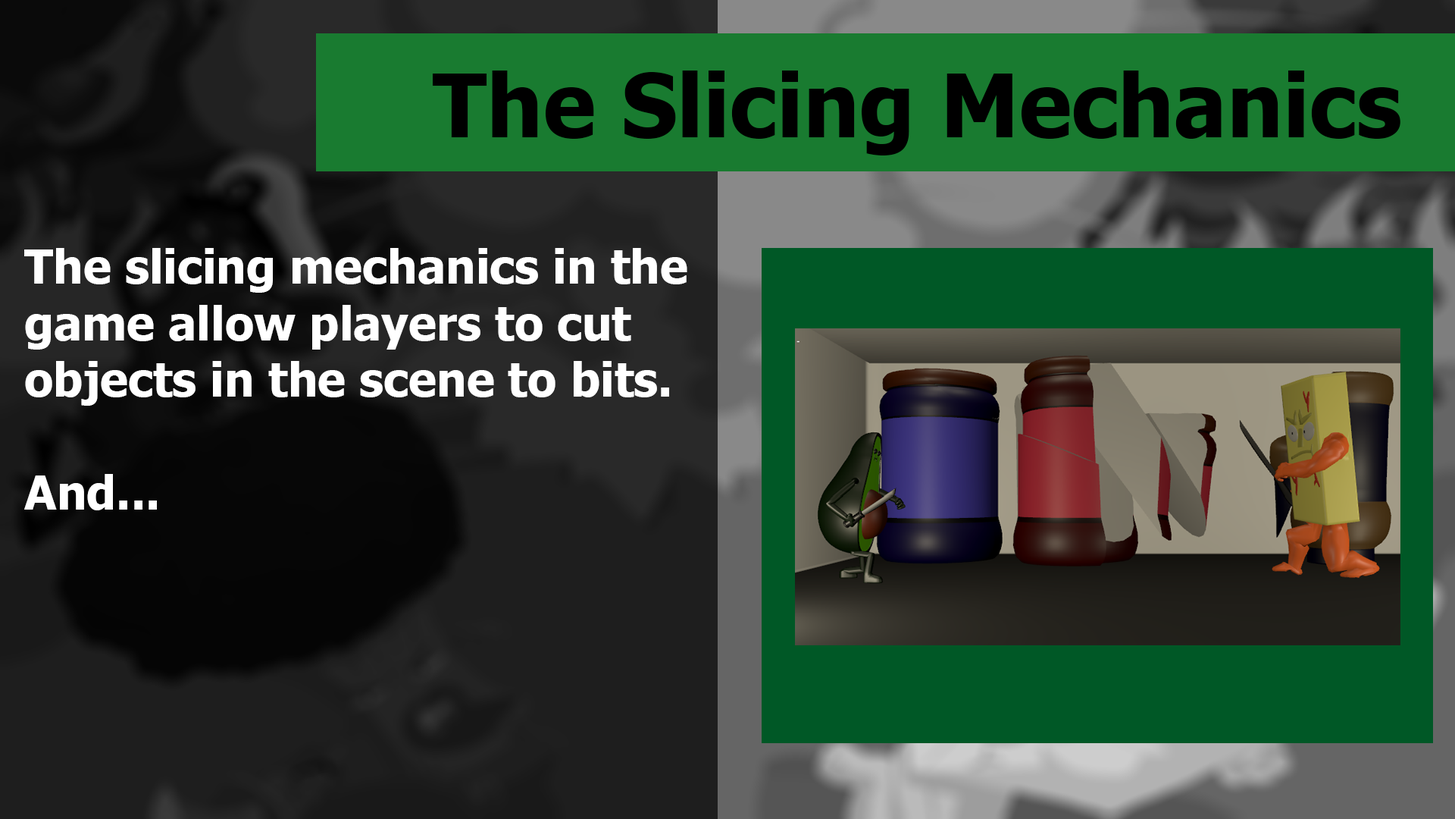
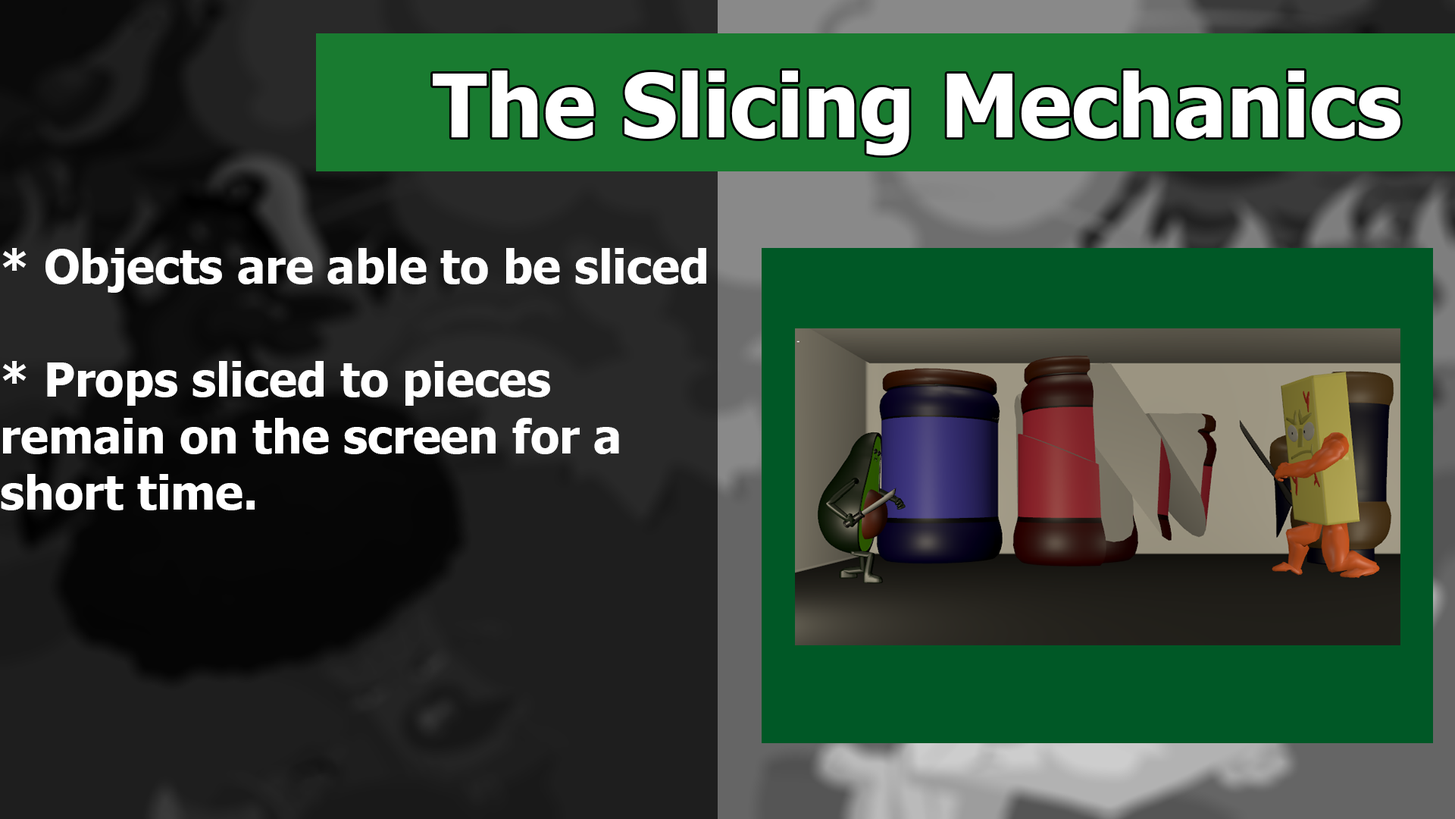
Revision of a layered w=1455, h=819 image; what changed, layer by layer:
renamed "The slicing mechanics in the game allow players to cut objects" to "* Objects are able to be sliced * Props sliced to pieces remai", painted on it over [0, 247, 707, 511]
painted on "The Slicing Mechanics" over [432, 70, 1401, 156]
